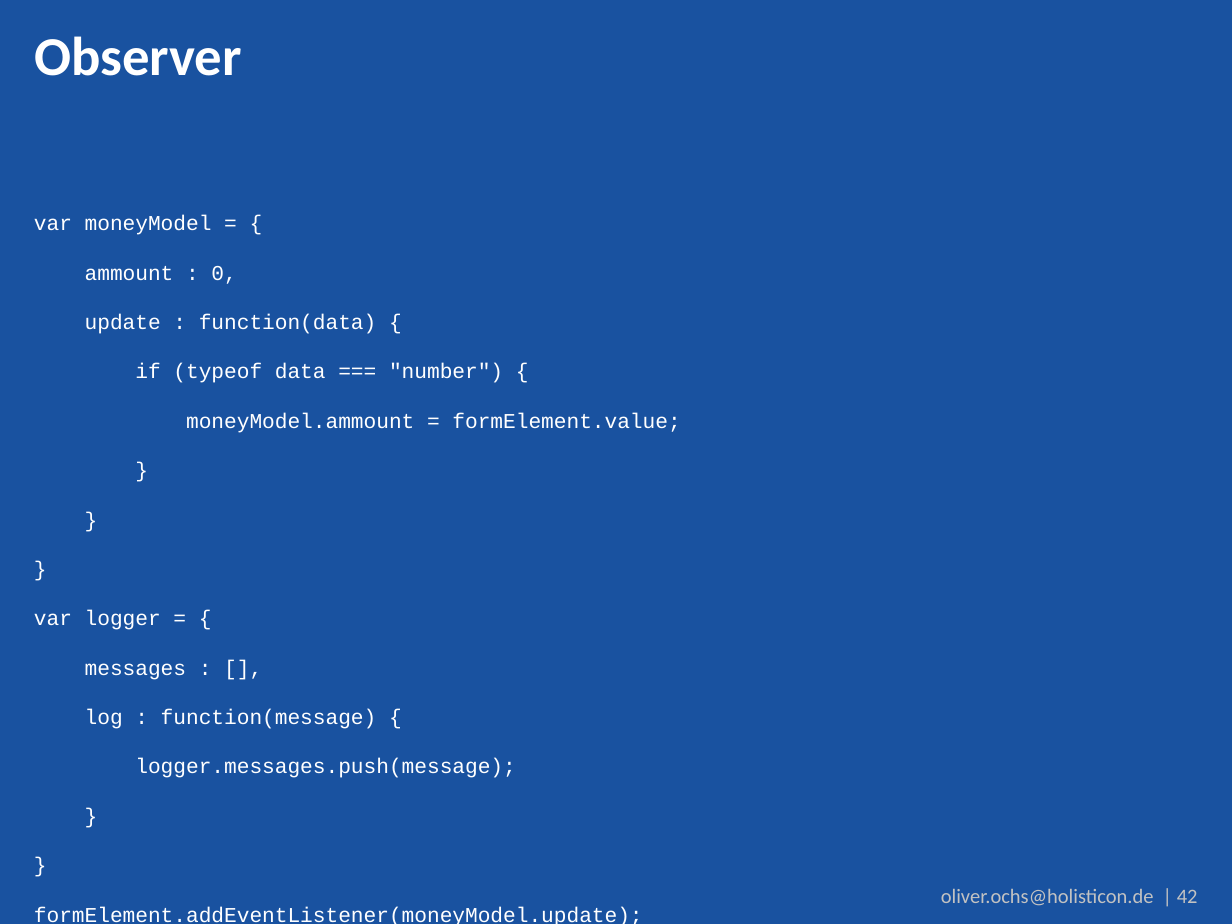
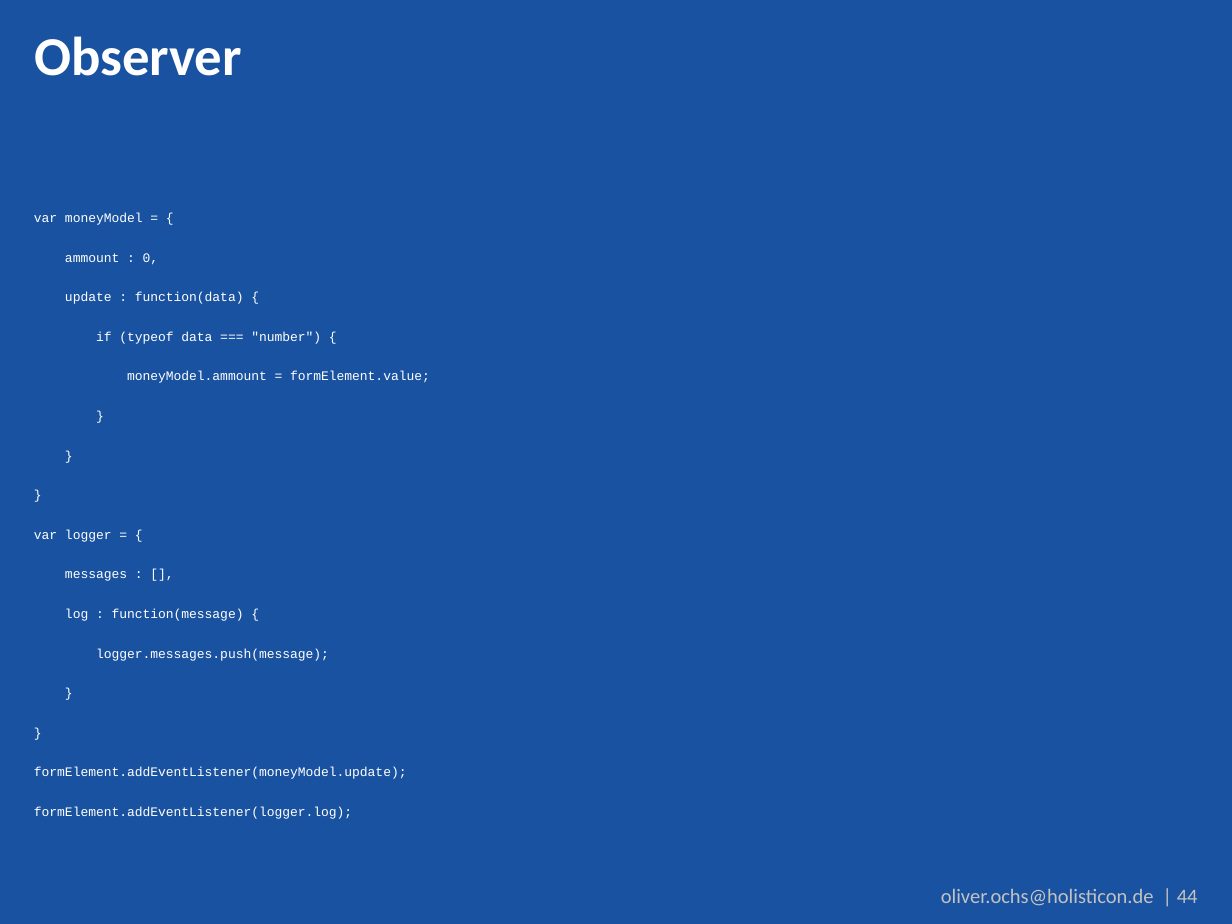
Before and after one commit to simonox/js-workshop, a slide deck: slide 44 of Tag 2.pptx (slide 42 before the commit). Drawn at 1232x924 pixels with LibreOffice and Linux fonts; fonts in the diff are those of the drawing; background and template pictures are left out. Boxes give left, top, right and bottom in pixels: in the first picture for what was removed or moved away, otherwise in the second. Text is boxed around its words. In the diff, an @@ line names an element or a change of style, - is before the commit and + after.

```diff
--- a/Tag 2.pptx
+++ b/Tag 2.pptx
@@ text "var moneyModel = {" at box(34, 213, 430, 819): size 12.4 to 7.6 pt @@
@@ text at box(941, 888, 1198, 906): text changed @@
-oliver.ochs@holisticon.de | 42
+oliver.ochs@holisticon.de | 44
```
Also in this commit, not shown: 2 other slides changed, 2 slides added, 6 other files.
